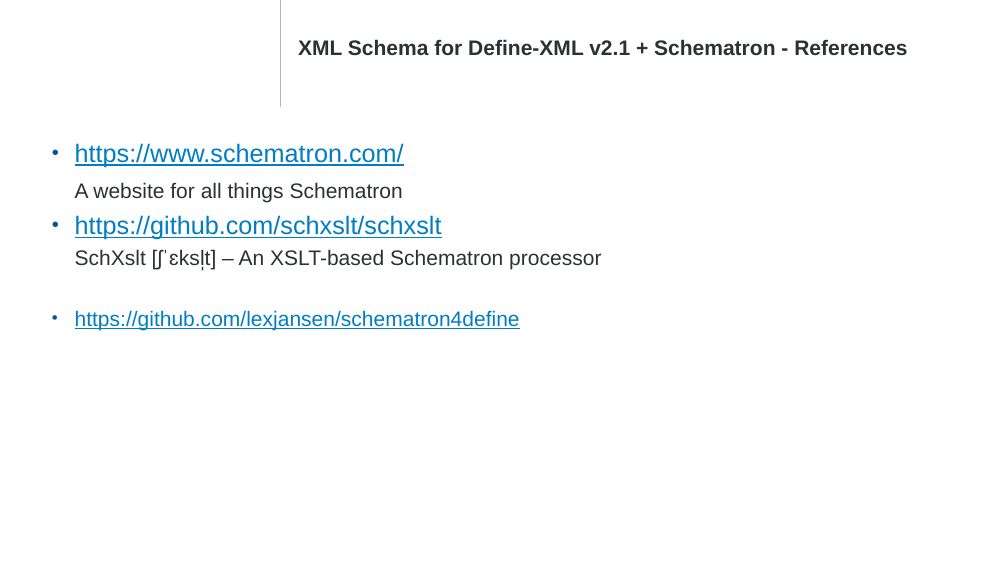
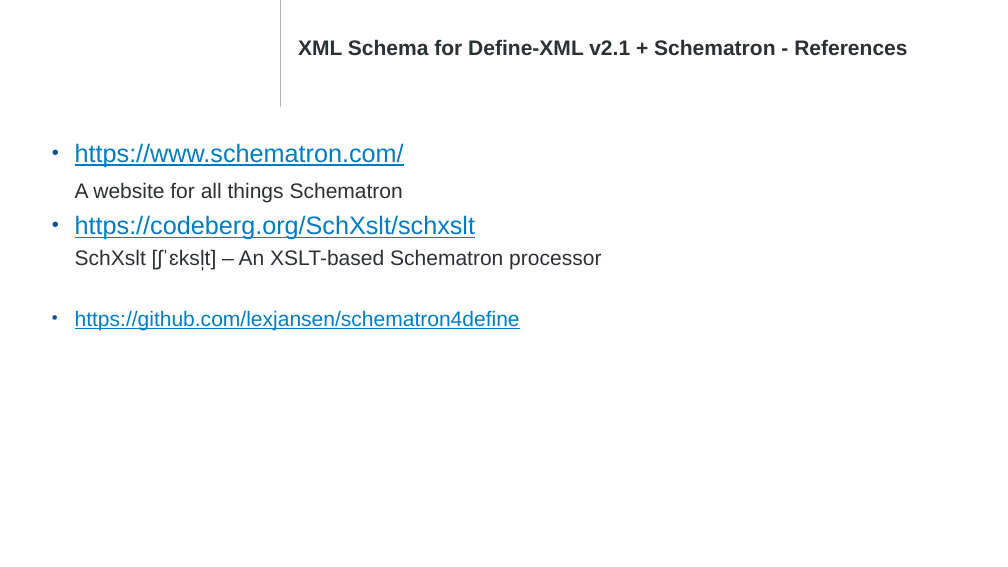
Before and after one commit to lexjansen/schematron4define, a slide deck: slide 15 of documents/validating_define-xml.pptx. Drawn at 1008x567 pixels with LibreOffice and Linux fonts; fonts in the diff are those of the drawing. Boxes give left, top, right and bottom in pixels: in the first picture for what was removed or moved away, otherwise in the second. Text is boxed around its words. In the diff, an @@ line names an element or a change of style, - is before the commit and + after.

```diff
--- a/documents/validating_define-xml.pptx
+++ b/documents/validating_define-xml.pptx
@@ text at box(75, 215, 601, 270): text changed @@
-• https://github.com/schxslt/schxslt
-  SchXslt [ʃˈɛksl̩t] – An XSLT-based Schematron processor
+• https://codeberg.org/SchXslt/schxslt
+  SchXslt [ʃˈɛksl̩t] – An XSLT-based Schematron processor
```
Also in this commit, not shown: 1 other slide changed, 3 other files.
